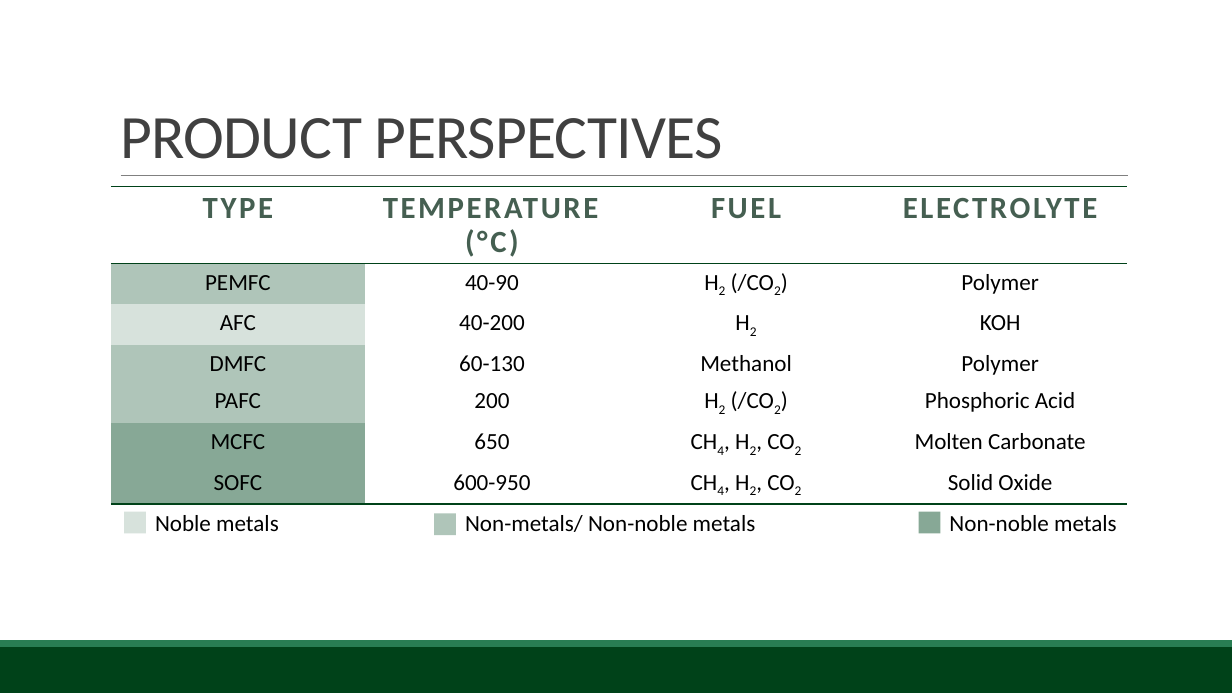
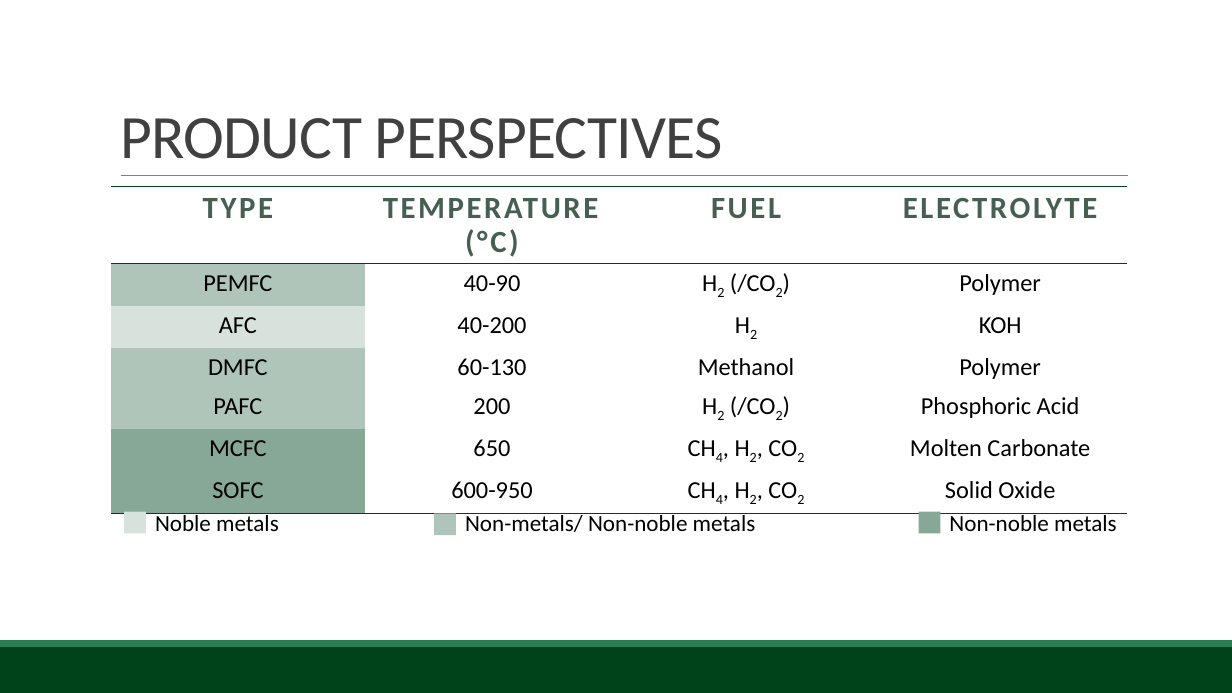
Before and after one commit to BambuGMS/Industry-Analysis-Report, a slide deck: slide 5 of Assignments/Presentations/2015.04.15Presentation_0.pptx (slide 4 before the commit). Drawn at 1232x693 pixels with LibreOffice and Linux fonts; fonts in the diff are those of the drawing; background and template pictures are left out. Boxes give left, top, right and bottom in pixels: in the first picture for what was removed or moved away, otherwise in the second. Text is boxed around its words. In the diff, an @@ line names an element or a change of style, - is before the commit and + after.

```diff
--- a/Assignments/Presentations/2015.04.15Presentation_0.pptx
+++ b/Assignments/Presentations/2015.04.15Presentation_0.pptx
@@ table at [111, 187, 1128, 508] @@
@@ size 18 to 19 pt in "PEMFC", "40-90", "H2 (/CO2)", "Polymer" and 20 more places @@
```
Also in this commit, not shown: 2 other slides changed, 1 slide added.
